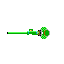
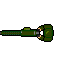
Layers edited between the first and the second 64 × 64 image:
removed layer "1" over [7,27,50,39]
added layer "1 #1" above "1 #2" over [0,24,54,42]
